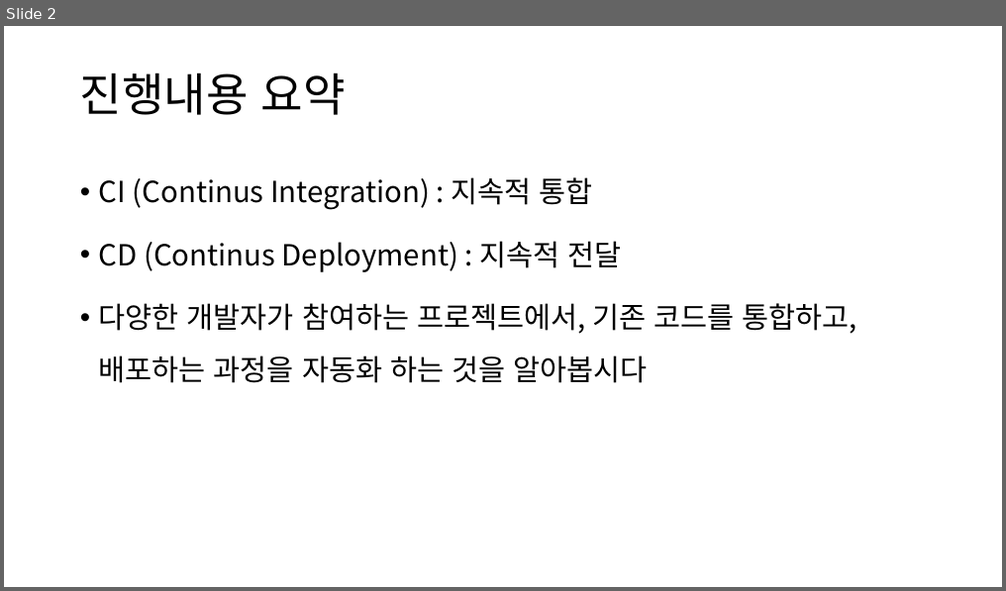
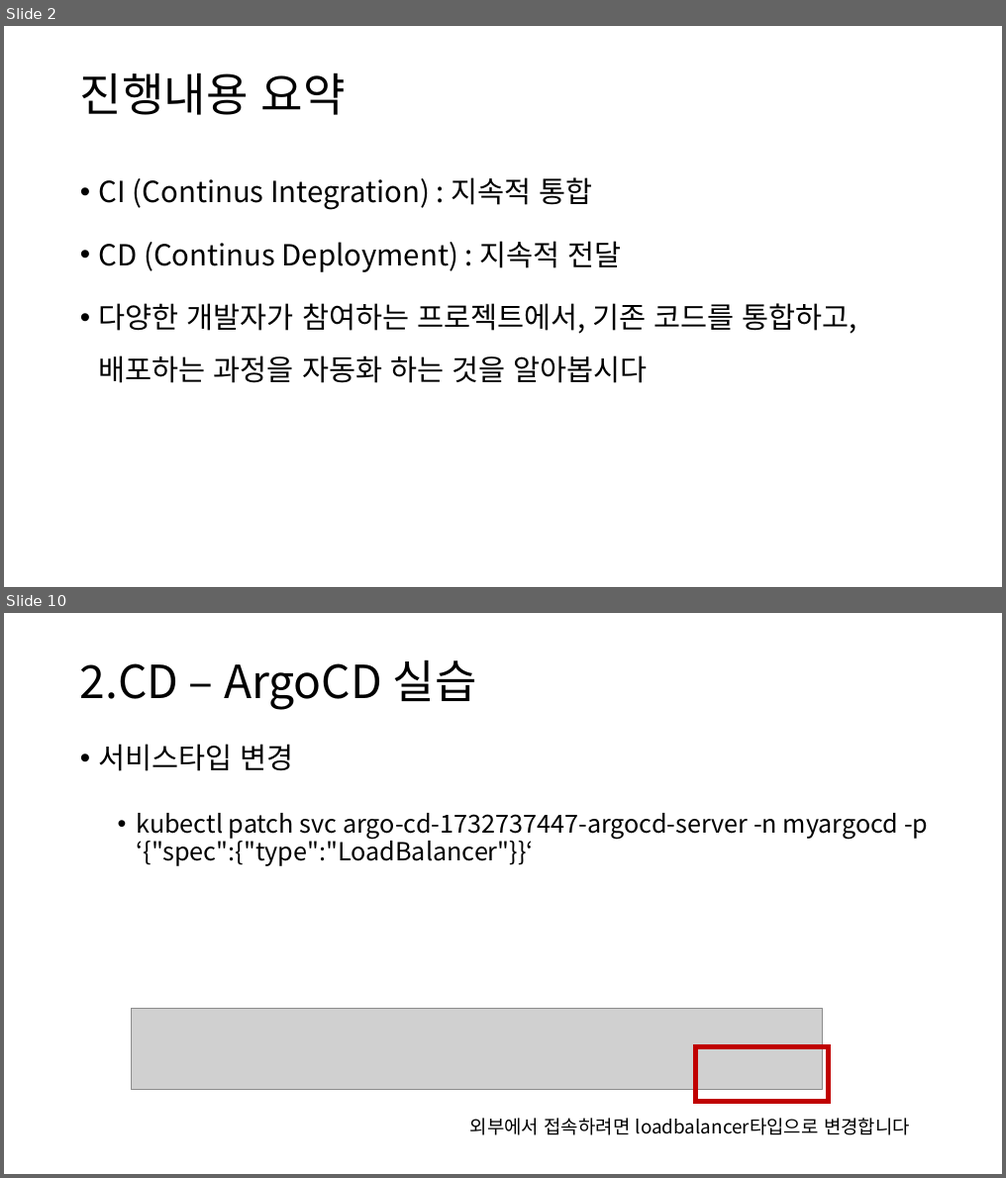
Before and after one commit to truthsj/ds4th_study, a slide deck: source/도커심화_한권으로_배우는_도커_&_쿠버네티스/ch11_깃허브 액션과 ArgoCD를 활용한 CICD.pptx. Shown one above the other, each under a label of ours: slide 2 before the commit, slides 2 and 10 after it; the slides between them are not shown. The pictures are 1006x591 and 1006x1178 pixels, drawn with LibreOffice and Linux fonts; fonts in the diff are those of the drawing; grey boxes stand for pictures. Boxes give left, top, right and bottom in pixels: in the first picture for what was removed or moved away, otherwise in the second. Text is boxed around its words. In the diff, an @@ line names an element or a change of style, - is before the commit and + after.

```diff
--- a/source/도커심화_한권으로_배우는_도커_&_쿠버네티스/ch11_깃허브 액션과 ArgoCD를 활용한 CICD.pptx
+++ b/source/도커심화_한권으로_배우는_도커_&_쿠버네티스/ch11_깃허브 액션과 ArgoCD를 활용한 CICD.pptx
@@ slide 10 added at box(4, 613, 1002, 1174), background #FFFFFF @@
@@ title added at box(80, 660, 477, 710), 44 pt, text #000000 @@
+2.CD – ArgoCD 실습
@@ text added at box(99, 744, 928, 866), 24 pt, text #000000 @@
+• 서비스타입 변경
+  • kubectl patch svc argo-cd-1732737447-argocd-server -n myargocd -p ‘{"spec":{"type":"LoadBalancer"}}‘
@@ picture added at box(131, 1009, 823, 1090) @@
@@ rectangle added at box(696, 1048, 829, 1102), outline #C00000 4.5 pt @@
@@ text added at box(470, 1118, 910, 1136), 18 pt, text #000000 @@
+외부에서 접속하려면 loadbalancer타입으로 변경합니다
```
Also in this commit, not shown: 3 slides changed, 5 other slides added, 6 slides removed.
